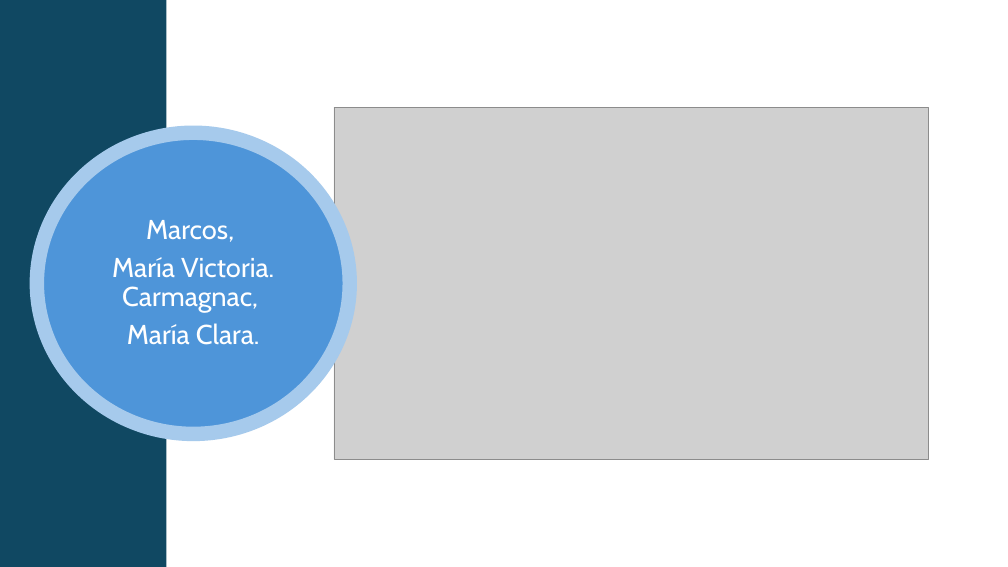
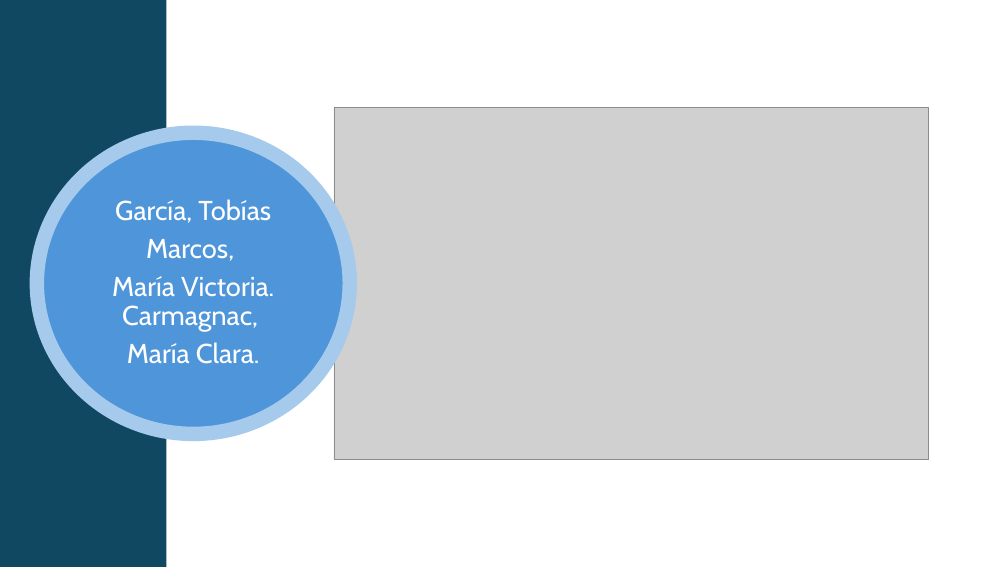
Before and after one commit to victoria-arg/TimeManager, a slide deck: slide 12 of present__entrega_1.pptx. Drawn at 1008x567 pixels with LibreOffice and Linux fonts; fonts in the diff are those of the drawing; grey boxes stand for pictures. Boxes give left, top, right and bottom in pixels: in the first picture for what was removed or moved away, otherwise in the second. Text is boxed around its words. In the diff, an @@ line names an element or a change of style, - is before the commit and + after.

```diff
--- a/present__entrega_1.pptx
+++ b/present__entrega_1.pptx
@@ text in ellipse at (x1=115, y1=199, x2=271, y2=223): paragraph added @@
+García, Tobías
```
Also in this commit, not shown: 5 other slides changed.
